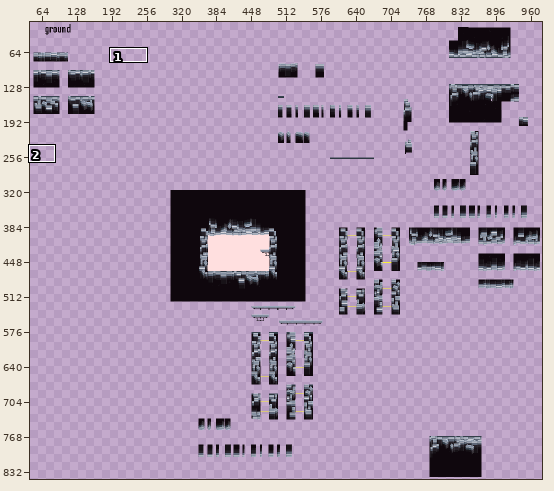
One commit to this pixel-art file: Assets/moderneTile.aseprite. The picture above shows the old version from afar; the outline marks the close-up.
Close-up. Earlier state:
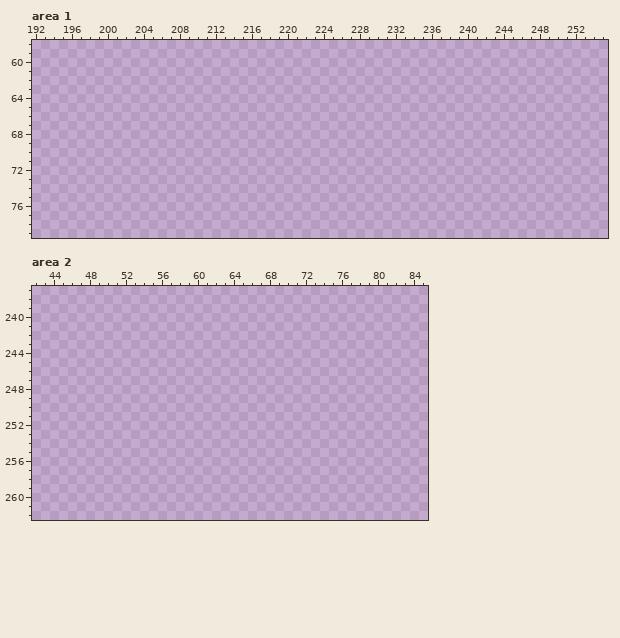
1000x1000 pixels, 1 frame. Pixels under 10% opacity are left out. Colours within 5 levels of each other are drawn and written as one. Shown: area 1: x 192..255, y 58..79; area 2: x 42..85, y 237..262. The wide view leaves out empty margins.
The same view after the edit:
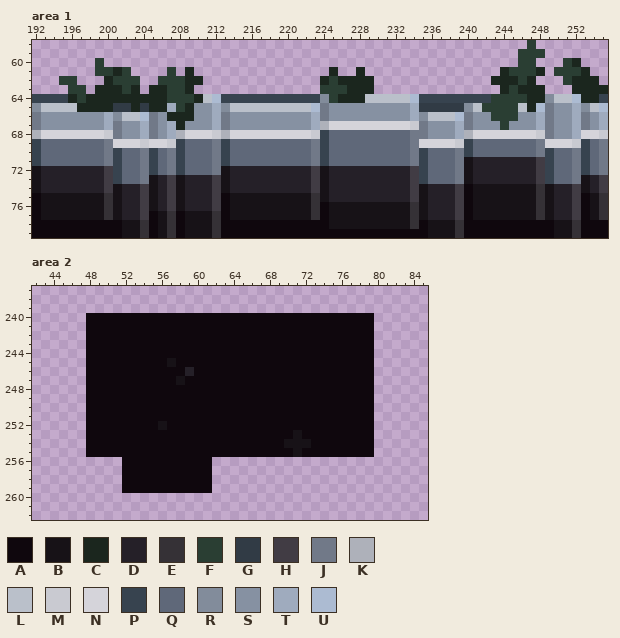
Palette (. is transparent): A #0f070d  B #171217  C #1b261e  D #252028  E #353136  F #2a3e33  G #313b45  H #413c44  J #717988  K #aeb1ba  L #bac0ca  M #c9cad1  N #d5d4da  P #37434f  Q #5f6879  R #828c9b  S #8691a2  T #9fabbe  U #acbbd2
What changed:
Area 1:
y 58: x 247 . -> F
y 59: x 246..248 ... -> FFF
y 60: x 199 . -> F; x 246..247 .. -> FF; x 251..252 .. -> FC
y 61: x 199..202 .... -> FFCF; x 207 . -> F; x 209 . -> C; x 225 . -> C; x 228 . -> C; x 244..248 ..... -> CFFFC; x 250..253 .... -> FFFC
y 62: x 195..196 .. -> FF; x 200..203 .... -> CFFF; x 206..210 ..... -> FFFCC; x 224..229 ...... -> CFCCCC; x 243..247 ..... -> CCCFC; x 251..254 .... -> FCCC
y 63: x 196..197 .. -> FF; x 199..203 ..... -> CCCFC; x 205..209 ..... -> CCFFC; x 224..229 ...... -> FFFCCC; x 244..248 ..... -> CFCCC; x 252..255 .... -> CCCC
y 64: x 192..255 ................................................................ -> PPPPCFCCCCCCCCCFFFCLUPPPPPPPPPPPRFCCCLLLLLUPPPPPPPPFFFFCCRLLUCCP
y 65: x 192..255 ................................................................ -> RLLLLCCCCGGCGCCTFCSSTRLLLLLLLLLUJSSSSSSSSSTGGGGGRLFFFFLCUJSSTRLU
y 66: x 192..255 ................................................................ -> JSSSSSSSTRLLUJSCCCSSTJSSSSSSSSSTJSSSSSSSSSTRLLLUJSSFFFSSTJSSTJST
y 67: x 192..255 ................................................................ -> JSSSSSSSTJSSTJSTCSSSTJSSSSSSSSSTKNNNNNNNNNMJSSSTJSSSFSSSTJSSTJST
y 68: x 192..255 ................................................................ -> KNNNNNNNMJSSTJSTKNNNMKNNNNNNNNNMPQQQQQQQQQJJSSSTKNNNNNNNMJSSTNNM
y 69: x 192..255 ................................................................ -> PQQQQQQQJNNNMNNMPQQQJPQQQQQQQQQJPQQQQQQQQQJNNNNMPQQQQQQQJNNNMPQJ
y 70: x 192..255 ................................................................ -> PQQQQQQQJPQQJPQJPQQQJPQQQQQQQQQJPQQQQQQQQQJPQQQJPQQQQQQQJPQQJPQJ
y 71: x 192..255 ................................................................ -> PQQQQQQQJPQQJPQJPQQQJPQQQQQQQQQJPQQQQQQQQQJPQQQJBDDDDDDDHPQQJPQJ
y 72: x 192..255 ................................................................ -> BDDDDDDDHPQQJPQJPQQQJBDDDDDDDDDHBDDDDDDDDDHPQQQJBDDDDDDDHPQQJPQJ
y 73: x 192..255 ................................................................ -> BDDDDDDDHPQQJBDHBDDDHBDDDDDDDDDHBDDDDDDDDDHPQQQJBDDDDDDDHPQQJBDH
y 74: x 192..255 ................................................................ -> BDDDDDDDHBDDHBDHBDDDHBDDDDDDDDDHBDDDDDDDDDHBDDDHABBBBBBBEBDDHBDH
y 75: x 192..255 ................................................................ -> ABBBBBBBEBDDHBDHBDDDHABBBBBBBBBEBDDDDDDDDDHBDDDHABBBBBBBEBDDHABE
y 76: x 192..255 ................................................................ -> ABBBBBBBEBDDHBDHBDDDHABBBBBBBBBEABBBBBBBBBEBDDDHABBBBBBBEBDDHABE
y 77: x 192..255 ................................................................ -> ABBBBBBBEBDDHABEABBBEABBBBBBBBBEABBBBBBBBBEBDDDHABBBBBBBEBDDHABE
y 78: x 192..255 ................................................................ -> AAAAAAAAAABBEABEABBBEAAAAAAAAAAAABBBBBBBBBEABBBEAAAAAAAAAABBEAAA
y 79: x 192..255 ................................................................ -> AAAAAAAAAABBEABEABBBEAAAAAAAAAAAAAAAAAAAAAAABBBEAAAAAAAAAABBEAAA
Area 2:
y 240..244: x 48..79 ................................ -> AAAAAAAAAAAAAAAAAAAAAAAAAAAAAAAA
y 245: x 48..79 ................................ -> AAAAAAAAABAAAAAAAAAAAAAAAAAAAAAA
y 246: x 48..79 ................................ -> AAAAAAAAAAADAAAAAAAAAAAAAAAAAAAA
y 247: x 48..79 ................................ -> AAAAAAAAAABAAAAAAAAAAAAAAAAAAAAA
y 248..251: x 48..79 ................................ -> AAAAAAAAAAAAAAAAAAAAAAAAAAAAAAAA
y 252: x 48..79 ................................ -> AAAAAAAABAAAAAAAAAAAAAAAAAAAAAAA
y 253: x 48..79 ................................ -> AAAAAAAAAAAAAAAAAAAAAAABAAAAAAAA
y 254: x 48..79 ................................ -> AAAAAAAAAAAAAAAAAAAAAABBBAAAAAAA
y 255: x 48..79 ................................ -> AAAAAAAAAAAAAAAAAAAAAAABAAAAAAAA
y 256..259: x 52..61 .......... -> AAAAAAAAAA
Changed places in both close-ups, as pixel boxes (x1, y1, x2, y2):
added: (32, 40, 608, 238)
added: (86, 313, 374, 493)
